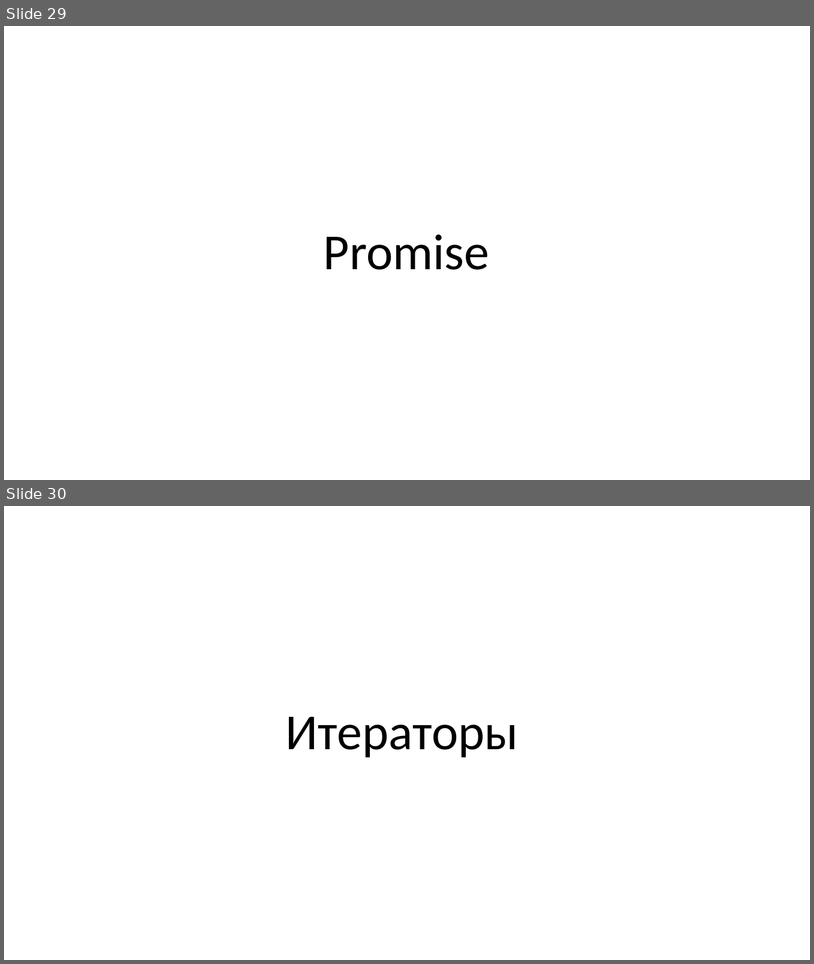
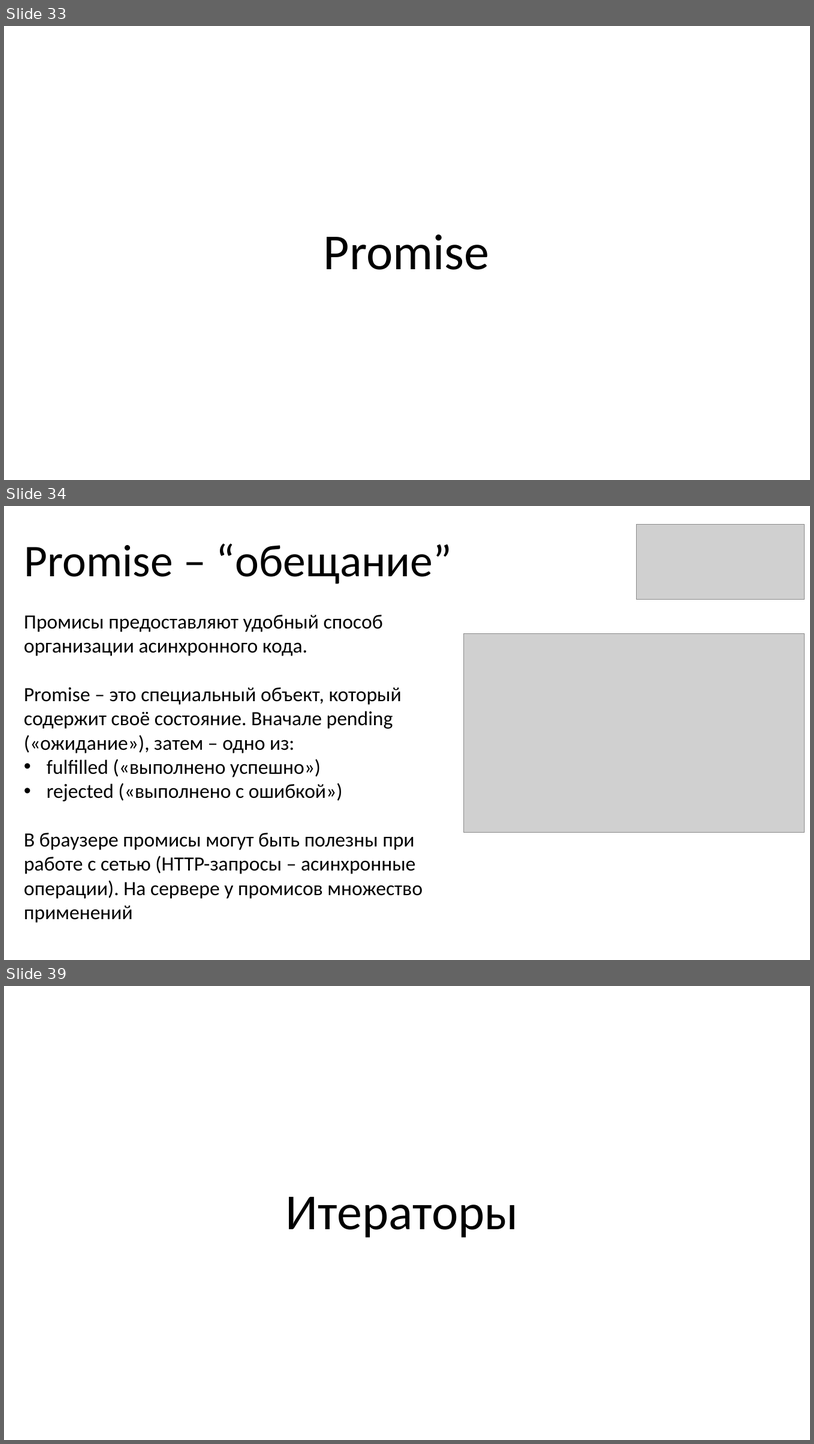
Before and after one commit to KOPTE3/modern-es, a slide deck: Modern ES.pptx. Shown one above the other, each under a label of ours: slides 29 and 30 before the commit, slides 33, 34 and 39 after it; the slides between them are not shown. The pictures are 814x964 and 814x1444 pixels, drawn with LibreOffice and Linux fonts; fonts in the diff are those of the drawing; grey boxes stand for pictures. Boxes give left, top, right and bottom in pixels: in the first picture for what was removed or moved away, otherwise in the second. Text is boxed around its words. In the diff, an @@ line names an element or a change of style, - is before the commit and + after.

```diff
--- a/Modern ES.pptx
+++ b/Modern ES.pptx
@@ slide 34 added at (4,506,810,960), background #FFFFFF @@
@@ picture added at (637,525,805,599) @@
@@ title added at (24,543,452,584), 54 pt, text #000000 @@
+Promise – “обещание”
@@ text added at (24,615,423,922), 24 pt, text #000000 @@
+Промисы предоставляют удобный способ организации асинхронного кода.
+Promise – это специальный объект, который содержит своё состояние. Вначале pending («ожидание»), затем – одно из:
+• fulfilled («выполнено успешно»)
+• rejected («выполнено с ошибкой»)
+В браузере промисы могут быть полезны при работе с сетью (HTTP-запросы – асинхронные операции). На сервере у промисов множество применений
@@ picture added at (464,633,805,832) @@
@@ what was slide 29 is now slide 33 @@
@@ what was slide 30 is now slide 39 @@
```
Also in this commit, not shown: 3 slides changed, 15 other slides added.
